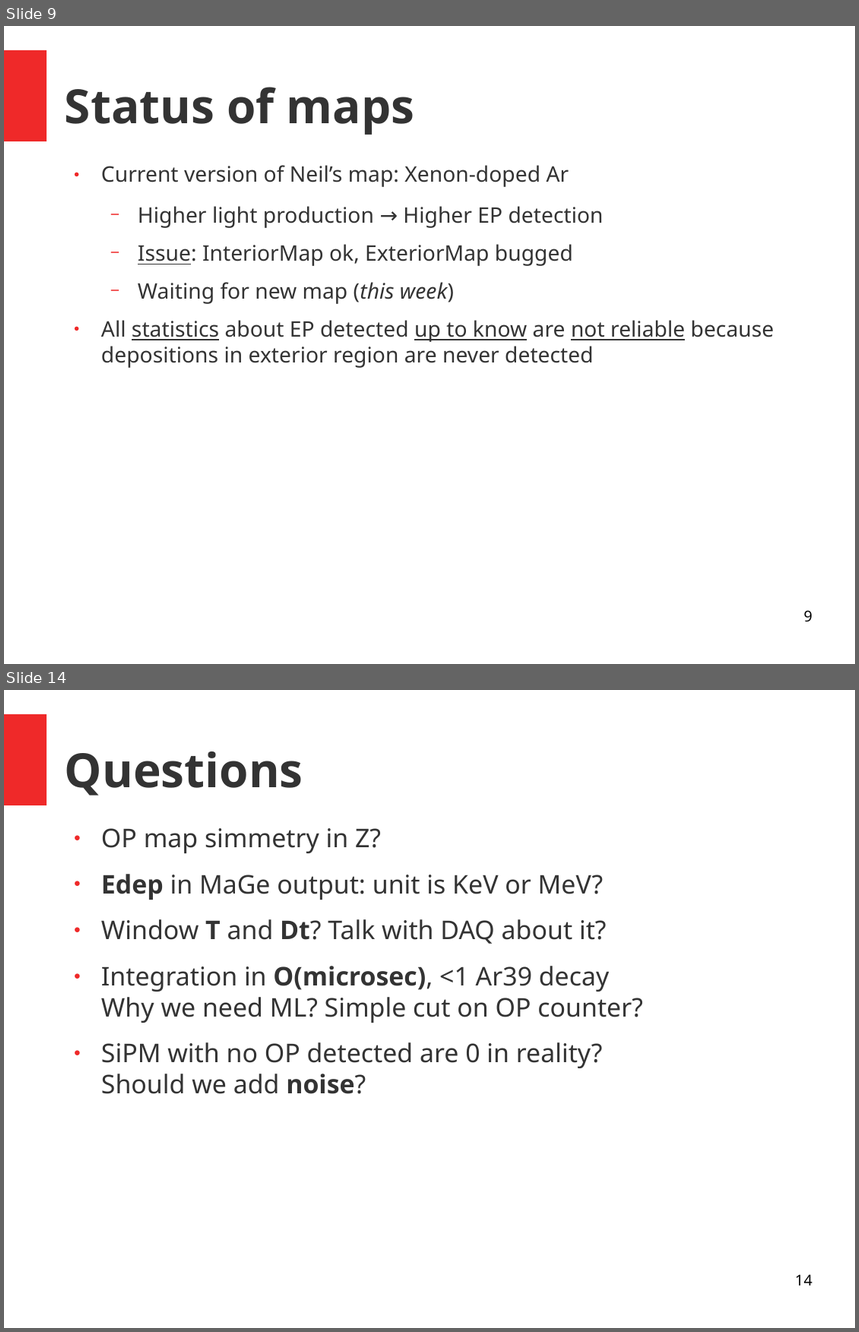
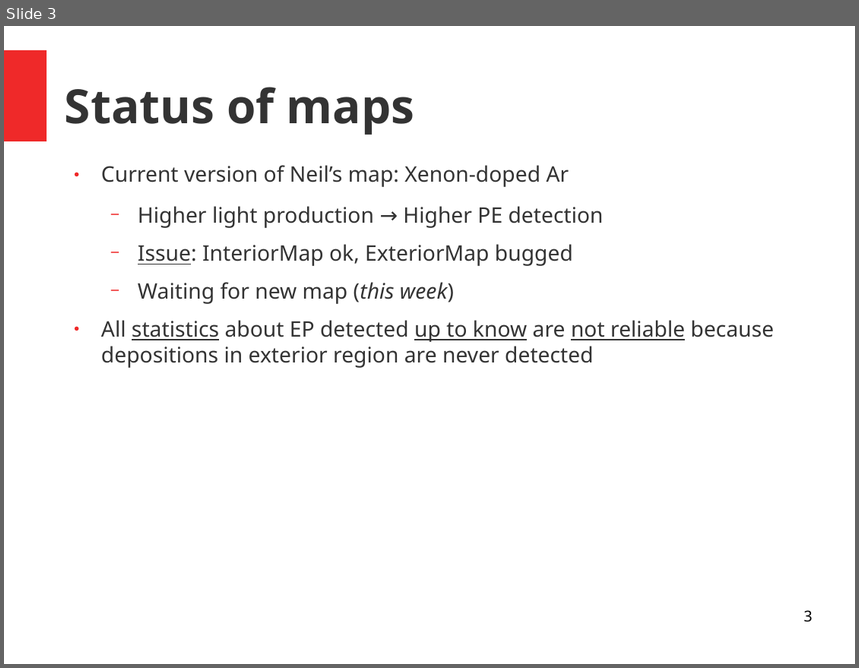
Before and after one commit to luigiberducci/ML4NP, a slide deck: Docs/meeting_ml4np_11mag2020.odp. Shown one above the other, each under a label of ours: slides 9 and 14 before the commit, slide 3 after it; the slides between them are not shown. The pictures are 859x1332 and 859x668 pixels, drawn with LibreOffice and Linux fonts; fonts in the diff are those of the drawing. Boxes give left, top, right and bottom in pixels: in the first picture for what was removed or moved away, otherwise in the second. Text is boxed around its words. In the diff, an @@ line names an element or a change of style, - is before the commit and + after.

```diff
--- a/Docs/meeting_ml4np_11mag2020.odp
+++ b/Docs/meeting_ml4np_11mag2020.odp
@@ slide 14 removed at bbox=[4, 690, 855, 1328], background #FFFFFF; not listed: 1 template element that a slide beside it also shows @@
@@ title removed at bbox=[65, 752, 303, 796] @@
-Questions
@@ text removed at bbox=[101, 828, 643, 1094] @@
-● OP map simmetry in Z?
-● Edep in MaGe output: unit is KeV or MeV?
-● Window T and Dt? Talk with DAQ about it?
-● Integration in O(microsec), <1 Ar39 decay
-  Why we need ML? Simple cut on OP counter?
-● SiPM with no OP detected are 0 in reality?
-  Should we add noise?
@@ page number removed at bbox=[795, 1274, 813, 1286] @@
-14
@@ what was slide 9 is now slide 3 @@
@@ slide 3 changed as well @@
@@ text at bbox=[138, 206, 604, 228]: text changed @@
-  − Higher light production → Higher EP detection
+  − Higher light production → Higher PE detection
@@ page number at bbox=[804, 610, 813, 623]: text changed @@
-9
+3
```
Also in this commit, not shown: 4 other slides changed, 3 slides added, 7 other slides removed.
